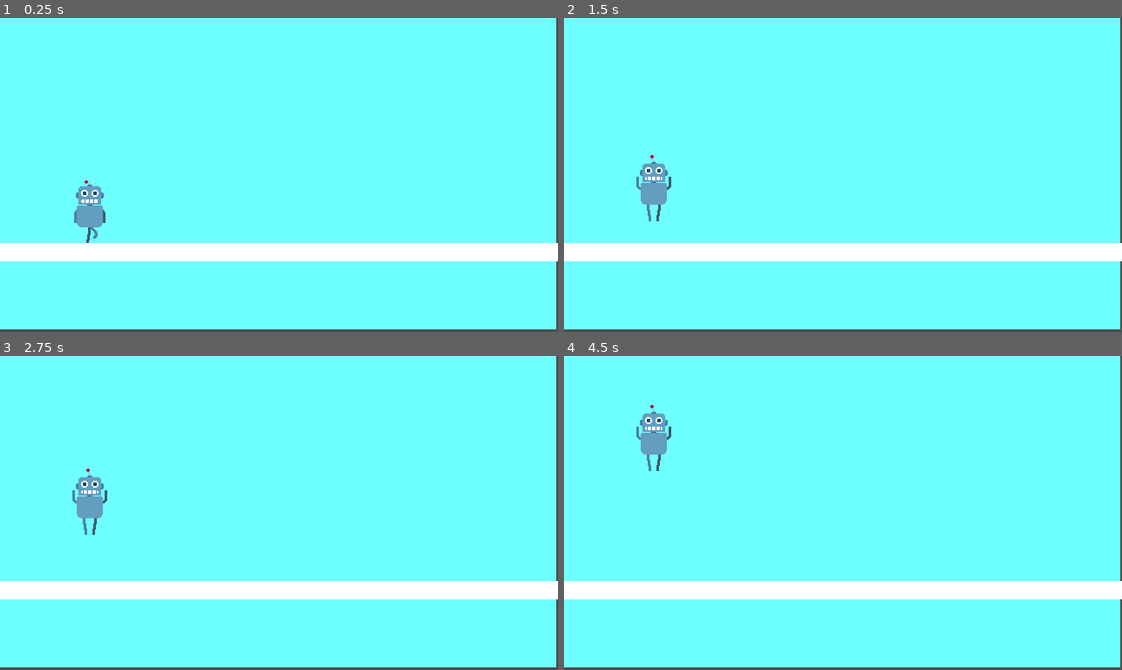
Above: before the commit, frames 1-4 (two rows, left to right).
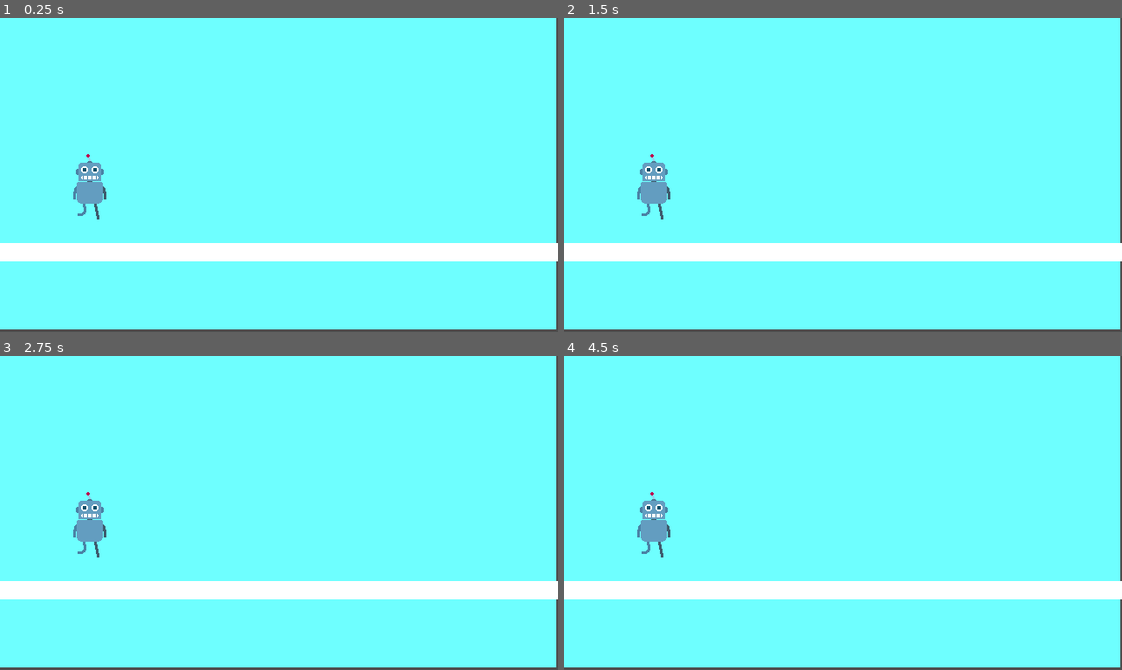
Above: after the commit, the same moments.

Repository: Difio3333/imnotarobot
Game: Godot game, scene res://levels/sidescroller.tscn
Two runs of this game, one before a commit and one after it. Both use one fixed random seed, a clock stepped at 60 frames per second and the inputs below. This scene is started directly instead of the project's main scene.
Inputs:
- Up to frame 1 (0.25 s): no input
- Up to frame 2 (1.5 s): tap Enter (ui_accept) at 0.5, 0.6, 0.77, 1.07, 1.35 s
- Up to frame 3 (2.75 s): tap Enter (ui_accept) at 1.52, 1.82, 2.1 s
- Up to frame 4 (4.5 s): tap Enter (ui_accept) at 2.85, 3.02, 3.32, 3.6, 3.77, 4.07, 4.35 s

The runs differ from the first frame. In frame 1, 0.9% of the frame differs, in the area x 13-20%, y 43-72%; in frame 2, 0.2%; in frame 3, 0.9%; in frame 4, 1.3%, in the area x 12-20%, y 15-65%.

Commit message:
hopefully fixes lcas

Diff:
--- a/levels/level_1.tscn
+++ b/levels/level_1.tscn
@@ -1,15 +1,14 @@
-[gd_scene load_steps=11 format=3 uid="uid://bo44bx8x16iqo"]
+[gd_scene load_steps=10 format=3 uid="uid://bo44bx8x16iqo"]
 
 [ext_resource type="Script" path="res://scripts/level_1_script.gd" id="1_er66a"]
 [ext_resource type="Texture2D" uid="uid://c6lyseelj4xr5" path="res://assets/window_long_00.png" id="2_lgqmq"]
 [ext_resource type="PackedScene" uid="uid://drxtb1ddvnw7y" path="res://scenes/robot.tscn" id="2_yp1lt"]
-[ext_resource type="Script" path="res://scenes/robot.gd" id="3_5gchu"]
+[ext_resource type="Script" path="res://scenes/robot_char.gd" id="3_5gchu"]
 [ext_resource type="Texture2D" uid="uid://cyeu7g64ti5be" path="res://assets/button_check_00_idle.png" id="3_wcto7"]
 [ext_resource type="PackedScene" uid="uid://cphxotdp3f8gy" path="res://scenes/check.tscn" id="3_wsykj"]
 [ext_resource type="FontFile" uid="uid://c11gqv8lqvvn1" path="res://assets/CWEBL.TTF" id="4_q5h4i"]
 [ext_resource type="Texture2D" uid="uid://bcguane8bsu8i" path="res://assets/button_check_00_pressed.png" id="5_2y36u"]
 [ext_resource type="Texture2D" uid="uid://gp3jeel0qsbh" path="res://assets/graphic_captcha_00.png" id="8_qxli5"]
-[ext_resource type="Script" path="res://scenes/check.gd" id="10_onnuj"]
 
 [node name="Level1" type="Node2D" groups=["Level"]]
 script = ExtResource("1_er66a")
@@ -91,7 +90,6 @@
 [node name="Check" parent="CheckButton" instance=ExtResource("3_wsykj")]
 visible = false
 position = Vector2(239, 176)
-script = ExtResource("10_onnuj")
 
 [connection signal="button_down" from="CheckButton/Control/Button" to="." method="_on_button_button_down"]
 [connection signal="button_up" from="CheckButton/Control/Button" to="." method="_on_button_button_up"]
--- a/scenes/drone.tscn
+++ b/scenes/drone.tscn
@@ -2,6 +2,21 @@
 
 [ext_resource type="Script" path="res://scenes/drone.gd" id="1_yvblt"]
 [ext_resource type="Texture2D" uid="uid://c68acm4i4yc8a" path="res://assets/spritesheet_drone_fly_00.png" id="2_4xvw5"]
+
+[sub_resource type="Animation" id="Animation_h4mbr"]
+length = 0.001
+tracks/0/type = "value"
+tracks/0/imported = false
+tracks/0/enabled = true
+tracks/0/path = NodePath(".:frame")
+tracks/0/interp = 1
+tracks/0/loop_wrap = true
+tracks/0/keys = {
+"times": PackedFloat32Array(0),
+"transitions": PackedFloat32Array(1),
+"update": 1,
+"values": [0]
+}
 
 [sub_resource type="Animation" id="Animation_318cj"]
 resource_name = "fly"
@@ -19,21 +34,6 @@
 "transitions": PackedFloat32Array(1, 1, 1, 1, 1, 1, 1, 1, 1, 1),
 "update": 1,
 "values": [0, 1, 2, 3, 4, 5, 6, 7, 8, 9]
-}
-
-[sub_resource type="Animation" id="Animation_h4mbr"]
-length = 0.001
-tracks/0/type = "value"
-tracks/0/imported = false
-tracks/0/enabled = true
-tracks/0/path = NodePath(".:frame")
-tracks/0/interp = 1
-tracks/0/loop_wrap = true
-tracks/0/keys = {
-"times": PackedFloat32Array(0),
-"transitions": PackedFloat32Array(1),
-"update": 1,
-"values": [0]
 }
 
 [sub_resource type="AnimationLibrary" id="AnimationLibrary_o3kmp"]
--- a/scenes/robot_char.gd
+++ b/scenes/robot_char.gd
@@ -1,27 +1,16 @@
-extends CharacterBody2D
+extends Sprite2D
+
+@onready var animation_player: AnimationPlayer = $AnimationPlayer
+
+# Called when the node enters the scene tree for the first time.
+func _ready() -> void:
+	pass # Replace with function body.
 
 
-const SPEED = 300.0
-@export var jump_velocity:float = 403.0
-@onready var anim_player: AnimationPlayer = $Sprite2D/AnimationPlayer
-
-func _ready() -> void:
-	anim_player.play("walk")
-
-func _physics_process(delta: float) -> void:
-	# Add the gravity.
-	if not is_on_floor():
-		velocity += get_gravity() * delta
-
-	if is_on_floor() and anim_player.current_animation == "jump":
-		anim_player.play("walk")
-	# Handle jump.
-	if Input.is_action_just_pressed("ui_accept") and is_on_floor():
-		velocity.y = -jump_velocity
-		anim_player.play("jump")
-
-	move_and_slide()
+# Called every frame. 'delta' is the elapsed time since the previous frame.
+func _process(delta: float) -> void:
+	pass
 
 
-func _on_hit_box_area_entered(area: Area2D) -> void:
-	print("Something hit me")
+func _on_animation_player_animation_finished(anim_name: StringName) -> void:
+	Messenger.emit_signal("ANIMATION_FINISHED",anim_name)
--- a/scenes/robot_char.tscn
+++ b/scenes/robot_char.tscn
@@ -69,7 +69,6 @@
 
 [node name="RobotChar" type="CharacterBody2D"]
 script = ExtResource("1_bitfw")
-jump_velocity = 500.0
 
 [node name="Sprite2D" type="Sprite2D" parent="."]
 texture = ExtResource("1_1mqc5")
